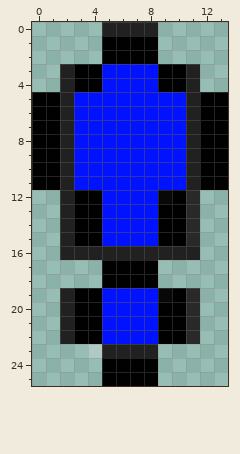
Pixel-art sprite: Assistant/assistants/bluePoint.png. That is the earlier state.
The file is 14x26 pixels. Colours within 5 levels of each other are drawn and written as one.
Once edited:
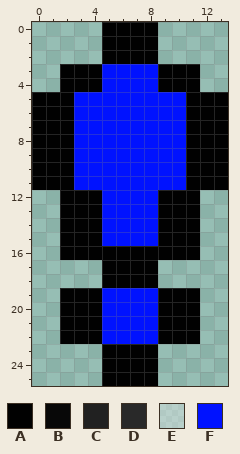
Palette (. is transparent): A #010101  B #080808  C #212121  D #292929  E #ebebeb66  F #0012ff
What changed:
@@ x 0..13 @@
- 0 .....CCCC.....
+ 0 .....AAAA.....
  1 .....AAAA.....
  2 .....AAAA.....
- 3 ..CAAFFFFAAC..
- 4 ..CAAFFFFAAC..
- 5 AACFFFFFFFFCAA
- 6 AACFFFFFFFFCAA
- 7 AACFFFFFFFFCAA
- 8 AACFFFFFFFFCAA
- 9 AACFFFFFFFFCAA
-10 AACFFFFFFFFCAA
-11 AACFFFFFFFFCAA
-12 ..CAAFFFFBAD..
-13 ..CAAFFFFAAD..
-14 ..CAAFFFFAAD..
-15 ..CAAFFFFAAD..
-16 ..CCCCCCCCCC..
+ 3 ..AAAFFFFAAA..
+ 4 ..AAAFFFFAAA..
+ 5 AAAFFFFFFFFAAA
+ 6 AAAFFFFFFFFAAA
+ 7 AAAFFFFFFFFAAA
+ 8 AAAFFFFFFFFAAA
+ 9 AAAFFFFFFFFAAA
+10 AAAFFFFFFFFAAA
+11 AAAFFFFFFFFAAA
+12 ..AAAFFFFAAA..
+13 ..AAAFFFFAAA..
+14 ..AAAFFFFAAA..
+15 ..AAAFFFFAAA..
+16 ..AAAAAAAAAA..
 17 .....AAAA.....
 18 .....AAAA.....
-19 ..CAAFFFFBAD..
-20 ..CAAFFFFAAD..
-21 ..CAAFFFFAAD..
-22 ..CAAFFFFAAD..
-23 ....ECCCC.....
+19 ..AAAFFFFAAA..
+20 ..AAAFFFFAAA..
+21 ..AAAFFFFAAA..
+22 ..AAAFFFFAAA..
+23 .....AAAA.....
 24 .....AAAA.....
Pixel boxes of the changes (left, top, right, bottom) in both pictures:
changed: (60, 22, 200, 358)
